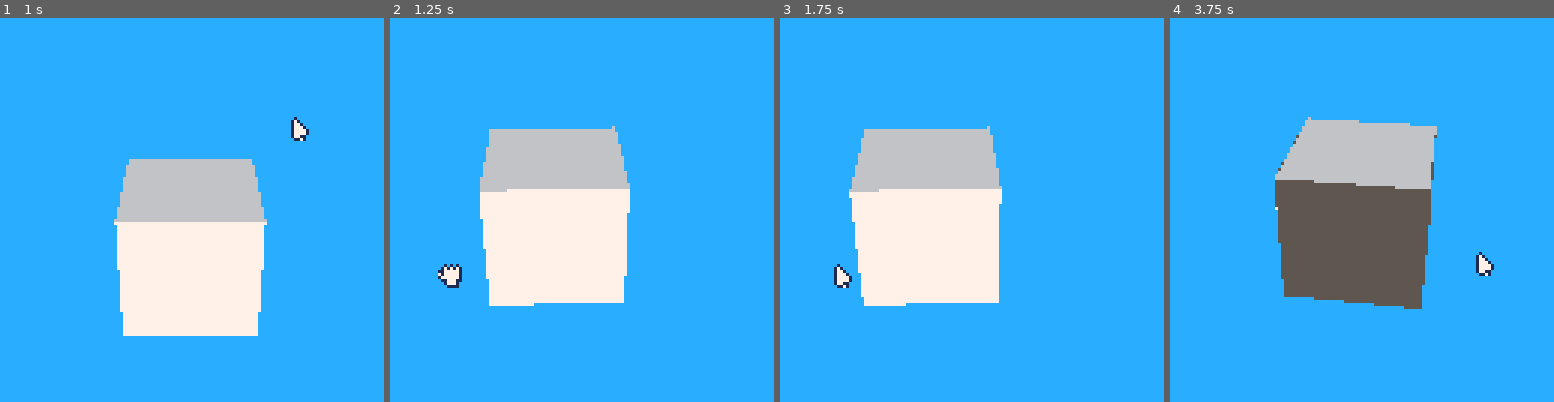
Above: before the commit, frames 1-4 (left to right).
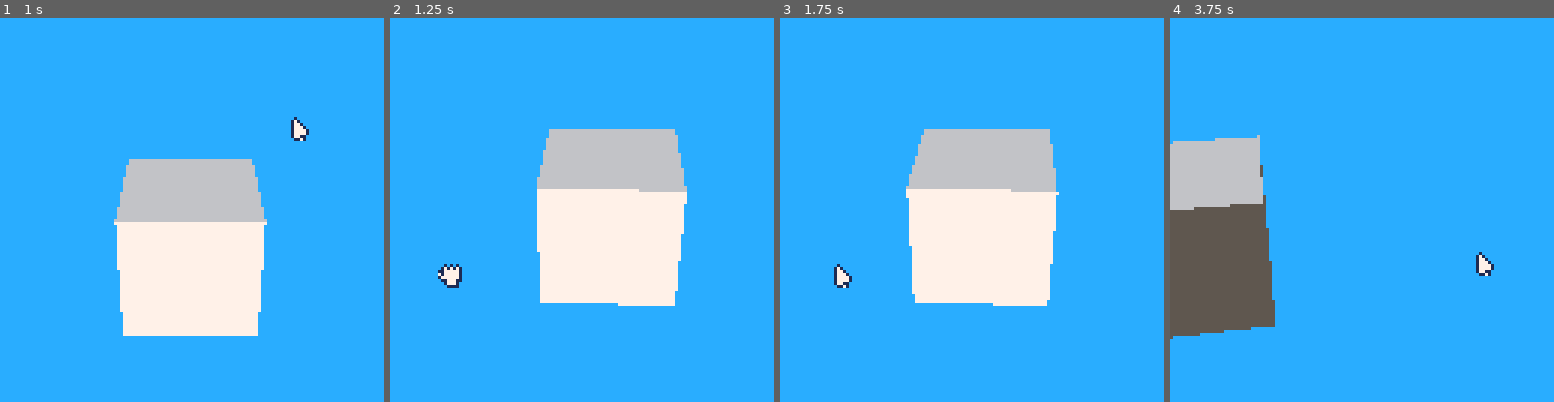
Above: after the commit, the same moments.

Repository: Woj-Rak/PICO-8-RENDERER
Game: PICO-8 cartridge renderer.p8
Two runs of this game, one before a commit and one after it. Both use one fixed random seed, a clock stepped at 60 frames per second and the inputs below.
Inputs (mouse positions are in pixels of both pictures, inside the frame that each line leads up to):
- Up to frame 1 (1 s): tap X (X key) at 0.33 s; click (280, 121) at 0.67 s; tap O (Z key) at 0.7 s
- Up to frame 2 (1.25 s): tap X (X key) at 1.07 s; click (436, 267) at 1.22 s
- Up to frame 3 (1.75 s): hold Right from 1.6 s (still down); tap O (Z key) at 1.7 s
- Up to frame 4 (3.75 s): click (1277, 114) at 1.77 s; tap X (X key) at 1.85, 2.97 s; release Right at 2.1 s; tap O (Z key) every 0.4 s from 2.1 to 3.7 s; hold Up 2.15-2.42 s; click (1342, 259) at 2.32 s; hold Right 2.47-3.03 s; click (1404, 106) at 2.87 s; hold Left 3.08-3.58 s; click (1465, 256) at 3.42 s; hold Down from 3.63 s (still down)

Frame 1 is identical in both runs. In frame 2, 13% of the frame differs, in the area x 23-78%, y 28-75%; in frame 3, 13%; in frame 4, 31%, in the area x 0-70%, y 25-84%.

Commit message:
reworked how matrices work

Diff:
--- a/matrix.lua
+++ b/matrix.lua
@@ -1,18 +1,18 @@
 function mat_identity()
     return {
-        {1, 0, 0, 0},
-        {0, 1, 0, 0},
-        {0, 0, 1, 0},
-        {0, 0, 0, 1}
+        1, 0, 0, 0,
+        0, 1, 0, 0,
+        0, 0, 1, 0,
+        0, 0, 0, 1
     }
 end
 
 function mat_scale(sx, sy, sz)
     local m = mat_identity()
 
-    m[1][1] = sx
-    m[2][2] = sy
-    m[3][3] = sz
+    m[1] = sx
+    m[6] = sy
+    m[11] = sz
 
     return m
 end
@@ -20,9 +20,9 @@
 function mat_translation(tx, ty, tz)
     local m = mat_identity()
 
-    m[1][4] = tx
-    m[2][4] = ty
-    m[3][4] = tz
+    m[4] = tx
+    m[8] = ty
+    m[12] = tz
 
     return m
 end
@@ -33,10 +33,10 @@
     local c = bettercos(a)
     local s = bettersin(a)
 
-    m[2][2] = c
-    m[2][3] = -s
-    m[3][2] = s
-    m[3][3] = c
+    m[6] = c
+    m[7] = -s
+    m[10] = s
+    m[11] = c
 
     return m
 end
@@ -47,10 +47,10 @@
     local c = bettercos(a)
     local s = bettersin(a)
 
-    m[1][1] = c
-    m[1][3] = s
-    m[3][1] = -s
-    m[3][3] = c
+    m[1] = c
+    m[3] = s
+    m[9] = -s
+    m[11] = c
 
     return m
 end
@@ -61,52 +61,61 @@
     local c = bettercos(a)
     local s = bettersin(a)
 
-    m[1][1] = c
-    m[1][2] = -s
-    m[2][1] = s
-    m[2][2] = c
+    m[1] = c
+    m[2] = -s
+    m[5] = s
+    m[6] = c
 
     return m
 end
 
 function mat_perspective(fov, aspect, znear, zfar)
     local m = {
-        {0,0,0,0},
-        {0,0,0,0},
-        {0,0,0,0},
-        {0,0,0,0}
+        0,0,0,0,
+        0,0,0,0,
+        0,0,0,0,
+        0,0,0,0
     }
 
-    m[1][1] = aspect * (1/bettertan(fov/2))
-    m[2][2] = 1 / bettertan(fov/2)
-    m[3][3] = zfar / (zfar - znear)
-    m[3][4] = (-zfar * znear) / (zfar - znear)
-    m[4][3] = 1
+    m[1] = aspect * (1/bettertan(fov/2))
+    m[6] = 1 / bettertan(fov/2)
+    m[11] = zfar / (zfar - znear)
+    m[12] = (-zfar * znear) / (zfar - znear)
+    m[15] = 1
 
     return m
 end
 
 function mat4_mul_vec(m, v)
     local result = vec4(
-        m[1][1] * v.x + m[1][2] * v.y + m[1][3] * v.z + m[1][4] * v.w,
-        m[2][1] * v.x + m[2][2] * v.y + m[2][3] * v.z + m[2][4] * v.w,
-        m[3][1] * v.x + m[3][2] * v.y + m[3][3] * v.z + m[3][4] * v.w,
-        m[4][1] * v.x + m[4][2] * v.y + m[4][3] * v.z + m[4][4] * v.w
+        m[1]  * v.x + m[2]  * v.y + m[3]  * v.z + m[4]  * v.w,
+        m[5]  * v.x + m[6]  * v.y + m[7]  * v.z + m[8]  * v.w,
+        m[9]  * v.x + m[10] * v.y + m[11] * v.z + m[12] * v.w,
+        m[13] * v.x + m[14] * v.y + m[15] * v.z + m[16] * v.w
     )
 
     return result
 end
 
 function mat4_mul_mat4(a, b)
-    local mr = mat_identity()
-
-    for i=1, 4 do
-        for j=1, 4 do
-            mr[i][j] = a[i][1] * b[1][j] + a[i][2] * b[2][j] + a[i][3] * b[3][j] + a[i][4] * b[4][j]
-        end
-    end
-
-    return mr
+    return {
+        a[1]  * b[1] + a[2]  * b[5] + a[3]  * b[9]  + a[4]  * b[13],
+        a[5]  * b[1] + a[6]  * b[5] + a[7]  * b[9]  + a[8]  * b[13],
+        a[9]  * b[1] + a[10] * b[5] + a[11] * b[9]  + a[12] * b[13],
+        a[13] * b[1] + a[14] * b[5] + a[15] * b[9]  + a[16] * b[13],
+        a[1]  * b[2] + a[2]  * b[6] + a[3]  * b[10] + a[4]  * b[14],
+        a[5]  * b[2] + a[6]  * b[6] + a[7]  * b[10] + a[8]  * b[14],
+        a[9]  * b[2] + a[10] * b[6] + a[11] * b[10] + a[12] * b[14],
+        a[13] * b[2] + a[14] * b[6] + a[15] * b[10] + a[16] * b[14],
+        a[1]  * b[3] + a[2]  * b[7] + a[3]  * b[11] + a[4]  * b[15],
+        a[5]  * b[3] + a[6]  * b[7] + a[7]  * b[11] + a[8]  * b[15],
+        a[9]  * b[3] + a[10] * b[7] + a[11] * b[11] + a[12] * b[15],
+        a[13] * b[3] + a[14] * b[7] + a[15] * b[11] + a[16] * b[15],
+        a[1]  * b[4] + a[2]  * b[8] + a[3]  * b[12] + a[4]  * b[16],
+        a[5]  * b[4] + a[6]  * b[8] + a[7]  * b[12] + a[8]  * b[16],
+        a[9]  * b[4] + a[10] * b[8] + a[11] * b[12] + a[12] * b[16],
+        a[13] * b[4] + a[14] * b[8] + a[15] * b[12] + a[16] * b[16]
+    }
 end
 
 function mat4_mul_vec_project(m, v)
@@ -129,10 +138,10 @@
     local y = vec_cross(z, x)
 
     local view_mat = {
-        {x.x, x.y, x.z, -vec_dot(x, cam_pos)},
-        {y.x, y.y, y.z, -vec_dot(y, cam_pos)},
-        {z.x, z.y, z.z, -vec_dot(z, cam_pos)},
-        {  0,   0,   0,                1}
+        x.x, x.y, x.z, -vec_dot(x, cam_pos),
+        y.x, y.y, y.z, -vec_dot(y, cam_pos),
+        z.x, z.y, z.z, -vec_dot(z, cam_pos),
+          0,   0,   0, 1
     }
 
     return view_mat
--- a/mesh.lua
+++ b/mesh.lua
@@ -115,7 +115,7 @@
     end
 
     -- TODO: give user control over this
-    new_mesh.translation.z += 5 * #meshes+1
+    --new_mesh.translation.x -= 5 * #meshes+1
 
     add(meshes, new_mesh)
     load_in_progress = false
--- a/renderer.p8
+++ b/renderer.p8
@@ -15,16 +15,12 @@
 
 -- TODO:
 -- critical:
+-- camera is funky again
 -- let user controls which axis are spinning
--- figure out how to do rotations without killing performance
 -- issues with multiple meshes rendering
     -- + calculate average depth and just use the painters algorithm
--- optimize the useage of matrices for better performance
--- should try:
--- look into filled triangle performance (it's extremely bad right now with the cube mesh)
-    -- + try scan line with rectfill?
-
 -- next version:
+-- different trifill function?
 -- texture loading?
     -- removed a lot of the texture related code so all of that will need another look
 -- if not textures then use solid colors that can be changed at run time?
@@ -52,9 +48,6 @@
 
     main_light = light()
     main_light.direction.z = 1
-
-    -- todo: give user control over this?
-    mesh_color = 7
 end
 
 function _update()
@@ -139,7 +132,7 @@
         local target = cam_lookat_target(cam)
         local view_matrix = mat_look_at(cam.position, target)
         -- translation scale rotation matrices
-        --local scale_matrix = mat_scale(cur_mesh.scale.x, cur_mesh.scale.y, cur_mesh.scale.z)
+        local scale_matrix = mat_scale(cur_mesh.scale.x, cur_mesh.scale.y, cur_mesh.scale.z)
         local translation_matrix = mat_translation(cur_mesh.translation.x, cur_mesh.translation.y, cur_mesh.translation.z)
         local rot_matrix_x = mat_rot_x(cur_mesh.rotation.x)
         local rot_matrix_y = mat_rot_y(cur_mesh.rotation.y)
@@ -160,10 +153,10 @@
 
                 -- world matrix
                 world_matrix = mat_identity()
-                --world_matrix = mat4_mul_mat4(scale_matrix, world_matrix)
-                --world_matrix = mat4_mul_mat4(rot_matrix_x, world_matrix)
-                --world_matrix = mat4_mul_mat4(rot_matrix_y, world_matrix)
-                --world_matrix = mat4_mul_mat4(rot_matrix_z, world_matrix)
+                world_matrix = mat4_mul_mat4(scale_matrix, world_matrix)
+                world_matrix = mat4_mul_mat4(rot_matrix_x, world_matrix)
+                world_matrix = mat4_mul_mat4(rot_matrix_y, world_matrix)
+                world_matrix = mat4_mul_mat4(rot_matrix_z, world_matrix)
                 world_matrix = mat4_mul_mat4(translation_matrix, world_matrix)
 
                 -- multiple world matrix by the original vector
@@ -259,7 +252,7 @@
 
             -- play around with these thresholds
             if cur_triangle.c > .6 then
-                new_color = mesh_color
+                new_color = 7
             elseif cur_triangle.c > .35 then
                 new_color = 6
             else
